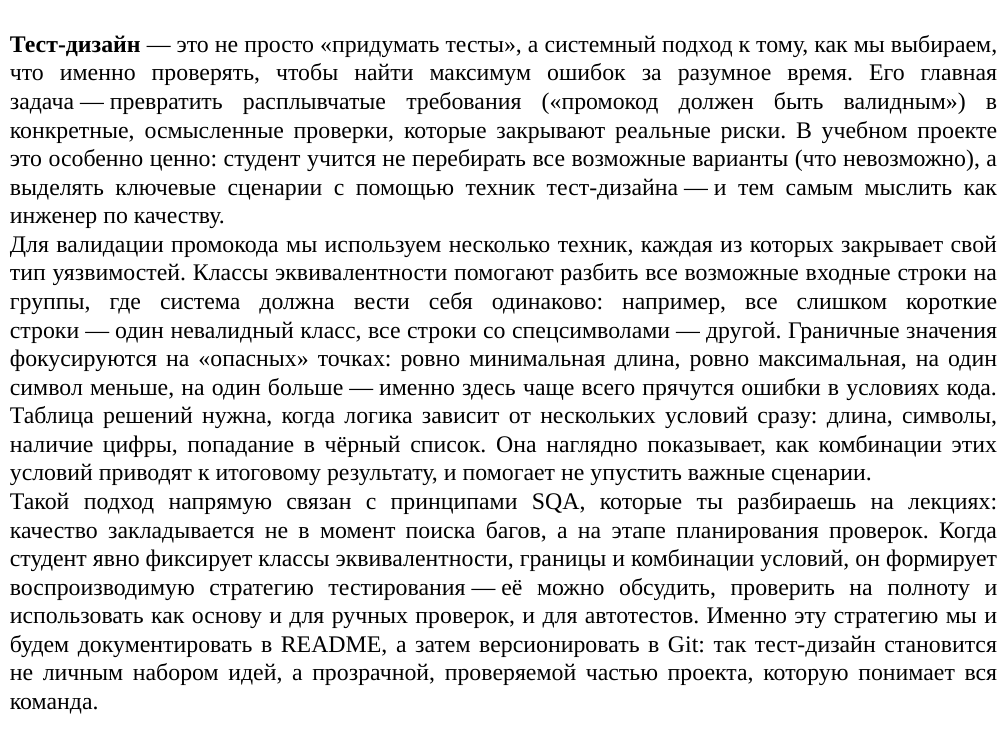
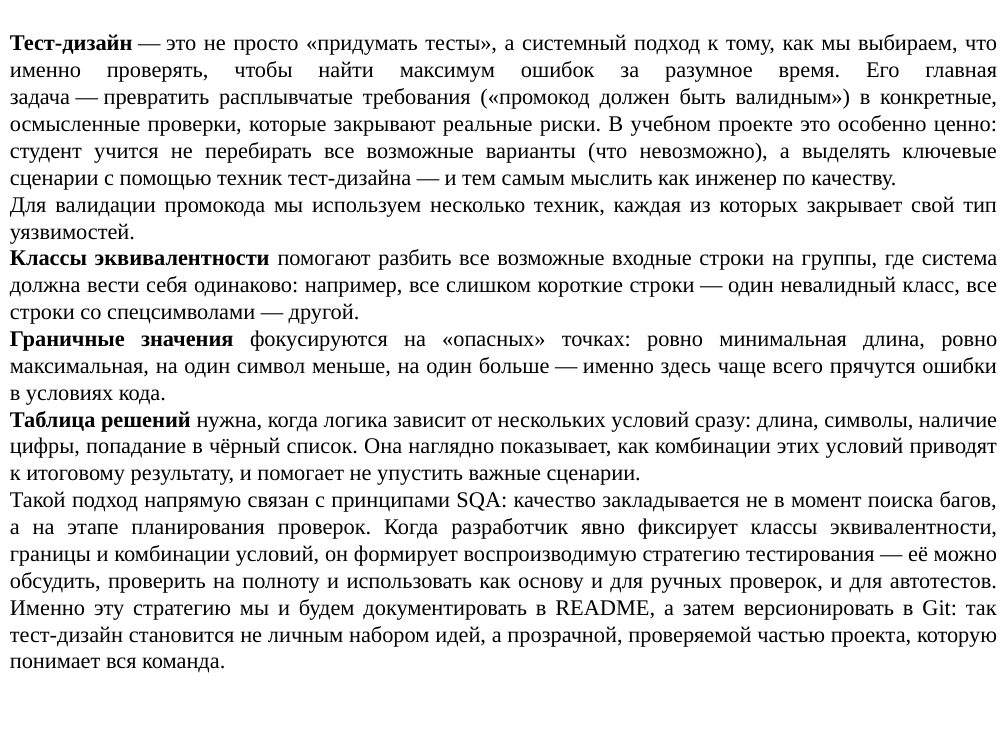
Before and after one commit to mbdatateach/site, a slide deck: slide 2 of УК/практики/УК практика 2.pptx. Drawn at 1008x756 pixels with LibreOffice and Linux fonts; fonts in the diff are those of the drawing. Boxes give left, top, right and bottom in pixels: in the first picture for what was removed or moved away, otherwise in the second. Text is boxed around its words. In the diff, an @@ line names an element or a change of style, - is before the commit and + after.

```diff
--- a/УК/практики/УК практика 2.pptx
+++ b/УК/практики/УК практика 2.pptx
@@ text at [10, 34, 997, 190]: size 17 to 16 pt in "Тест‑дизайн — это не просто «придумать тесты», ..." @@
@@ text at [10, 196, 997, 673]: text changed; size 17 to 16 pt @@
-Для валидации промокода мы используем несколько техник, каждая из которых закрывает свой тип уязвимостей. Классы эквивалентности помогают разбить все возможные входные строки на группы, где система должна вести себя одинаково: например, все слишком короткие строки — один невалидный класс, все строки со спецсимволами — другой. Граничные значения фокусируются на «опасных» точках: ровно минимальная длина, ровно максимальная, на один символ меньше, на один больше — именно здесь чаще всего прячутся ошибки в условиях кода. Таблица решений нужна, когда логика зависит от нескольких условий сразу: длина, символы, наличие цифры, попадание в чёрный список. Она наглядно показывает, как комбинации этих условий приводят к итоговому результату, и помогает не упустить важные сценарии.
-Такой подход напрямую связан с принципами SQA, которые ты разбираешь на лекциях: качество закладывается не в момент поиска багов, а на этапе планирования проверок. Когда студент явно фиксирует классы эквивалентности, границы и комбинации условий, он формирует воспроизводимую стратегию тестирования — её можно обсудить, проверить на полноту и использовать как основу и для ручных проверок, и для автотестов. Именно эту стратегию мы и будем документировать в README, а затем версионировать в Git: так тест‑дизайн становится не личным набором идей, а прозрачной, проверяемой частью проекта, которую понимает вся команда.
+Для валидации промокода мы используем несколько техник, каждая из которых закрывает свой тип уязвимостей.
+Классы эквивалентности помогают разбить все возможные входные строки на группы, где система должна вести себя одинаково: например, все слишком короткие строки — один невалидный класс, все строки со спецсимволами — другой.
+Граничные значения фокусируются на «опасных» точках: ровно минимальная длина, ровно максимальная, на один символ меньше, на один больше — именно здесь чаще всего прячутся ошибки в условиях кода.
+Таблица решений нужна, когда логика зависит от нескольких условий сразу: длина, символы, наличие цифры, попадание в чёрный список. Она наглядно показывает, как комбинации этих условий приводят к итоговому результату, и помогает не упустить важные сценарии.
+Такой подход напрямую связан с принципами SQA: качество закладывается не в момент поиска багов, а на этапе планирования проверок. Когда разработчик явно фиксирует классы эквивалентности, границы и комбинации условий, он формирует воспроизводимую стратегию тестирования — её можно обсудить, проверить на полноту и использовать как основу и для ручных проверок, и для автотестов. Именно эту стратегию мы и будем документировать в README, а затем версионировать в Git: так тест‑дизайн становится не личным набором идей, а прозрачной, проверяемой частью проекта, которую понимает вся команда.
```
Also in this commit, not shown: 9 other files.
